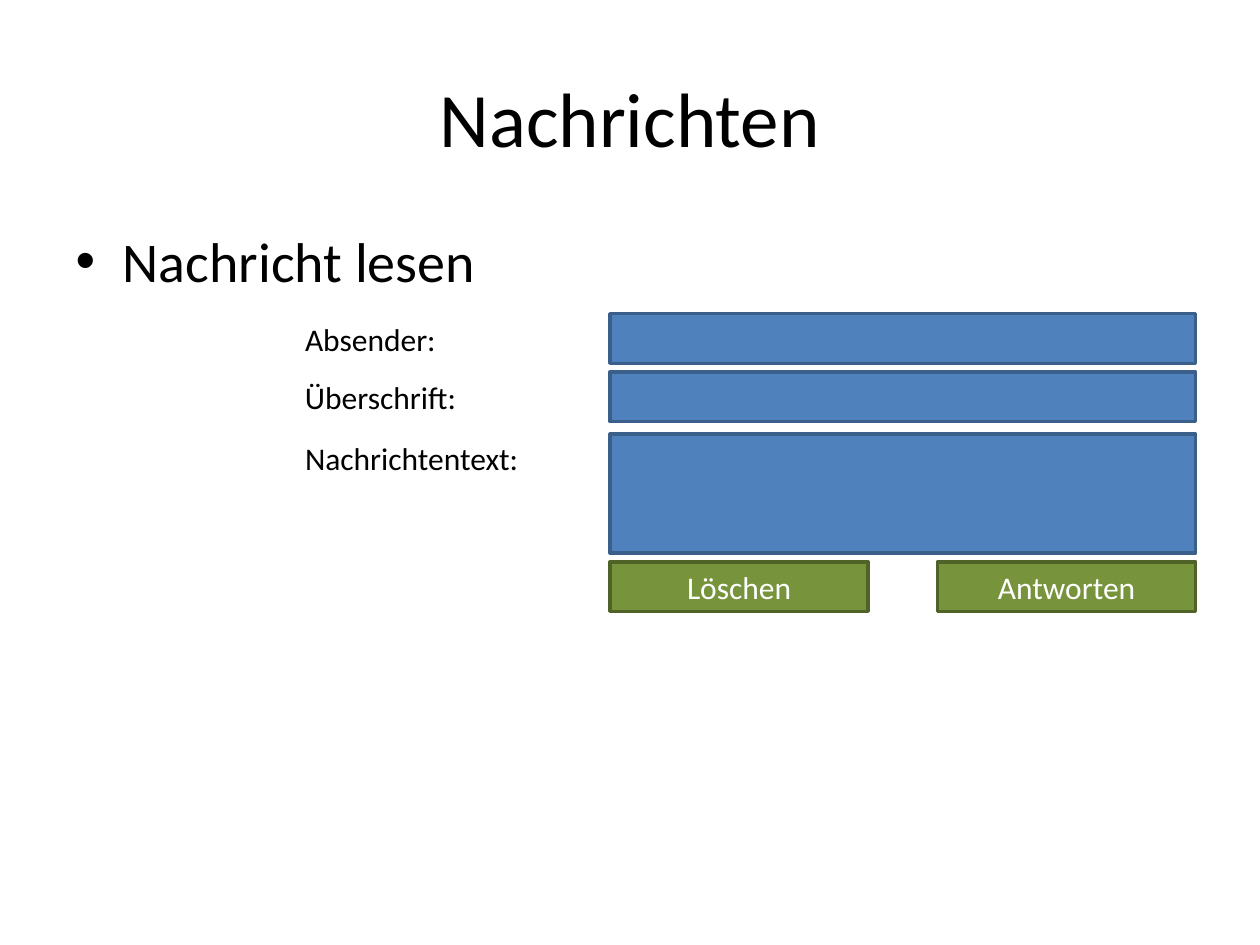
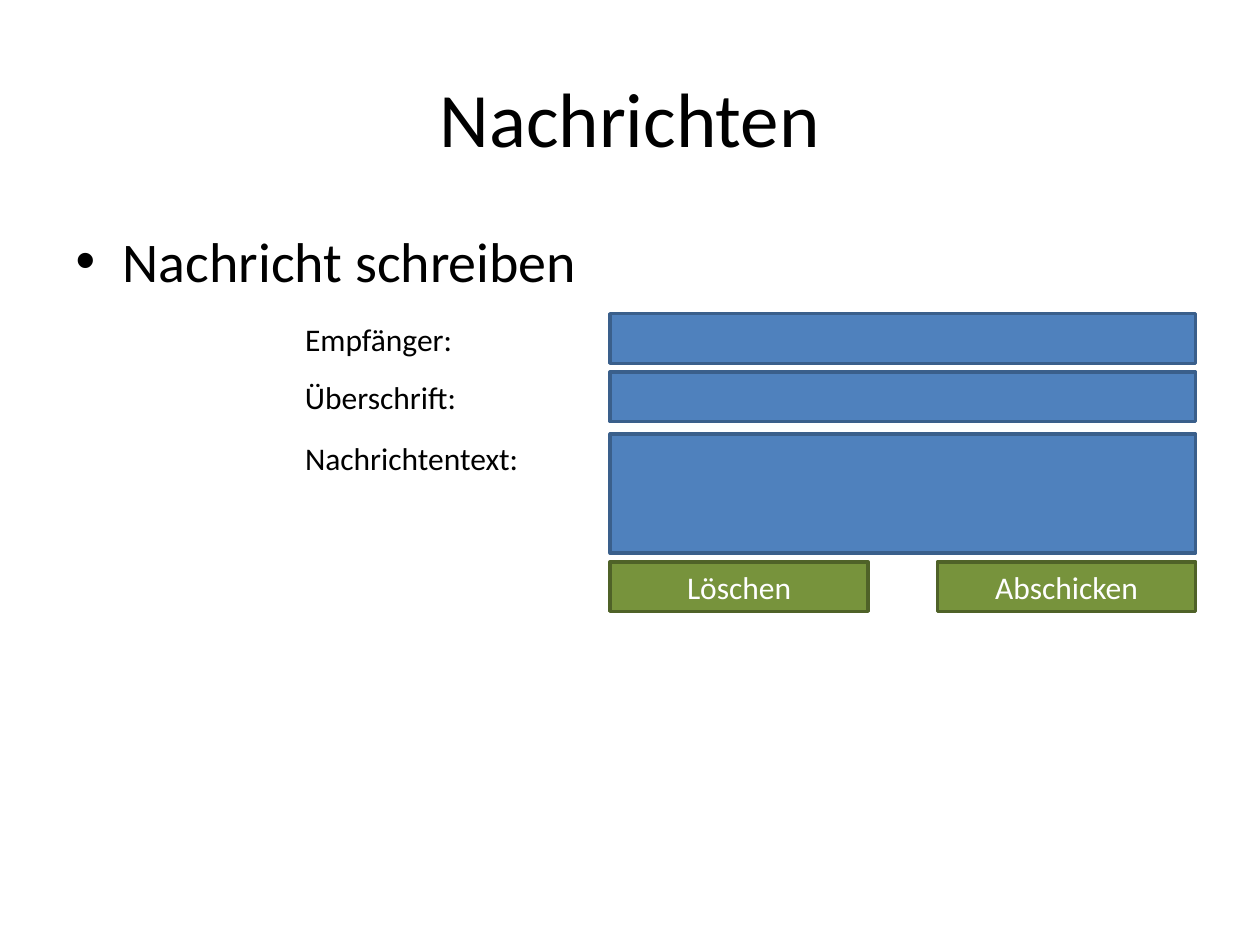
Before and after one commit to silkslostsoul/Eventalizer, a slide deck: slide 7 of Dokumente/Masken Mock-Ups.pptx (slide 8 before the commit). Drawn at 1260x945 pixels with LibreOffice and Linux fonts; fonts in the diff are those of the drawing. Boxes give left, top, right and bottom in pixels: in the first picture for what was removed or moved away, otherwise in the second. Text is boxed around its words. In the diff, an @@ line names an element or a change of style, - is before the commit and + after.

```diff
--- a/Dokumente/Masken Mock-Ups.pptx
+++ b/Dokumente/Masken Mock-Ups.pptx
@@ text at (123,243,576,283): text changed @@
-• Nachricht lesen
+• Nachricht schreiben
@@ text at (305,329,452,357): text changed @@
-Absender:
+Empfänger:
@@ text in rectangle at (995,577,1138,600): text changed @@
-Antworten
+Abschicken
```
Also in this commit, not shown: 1 other slide changed, 1 slide added, 2 other files.
